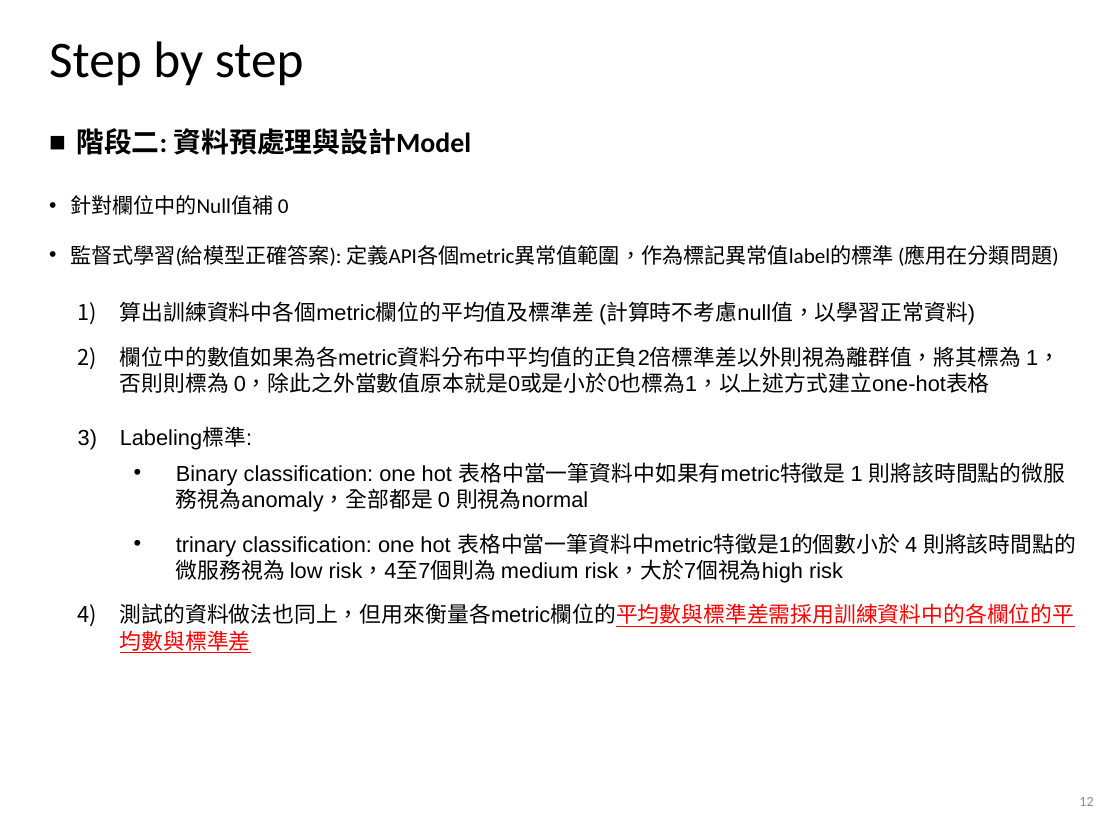
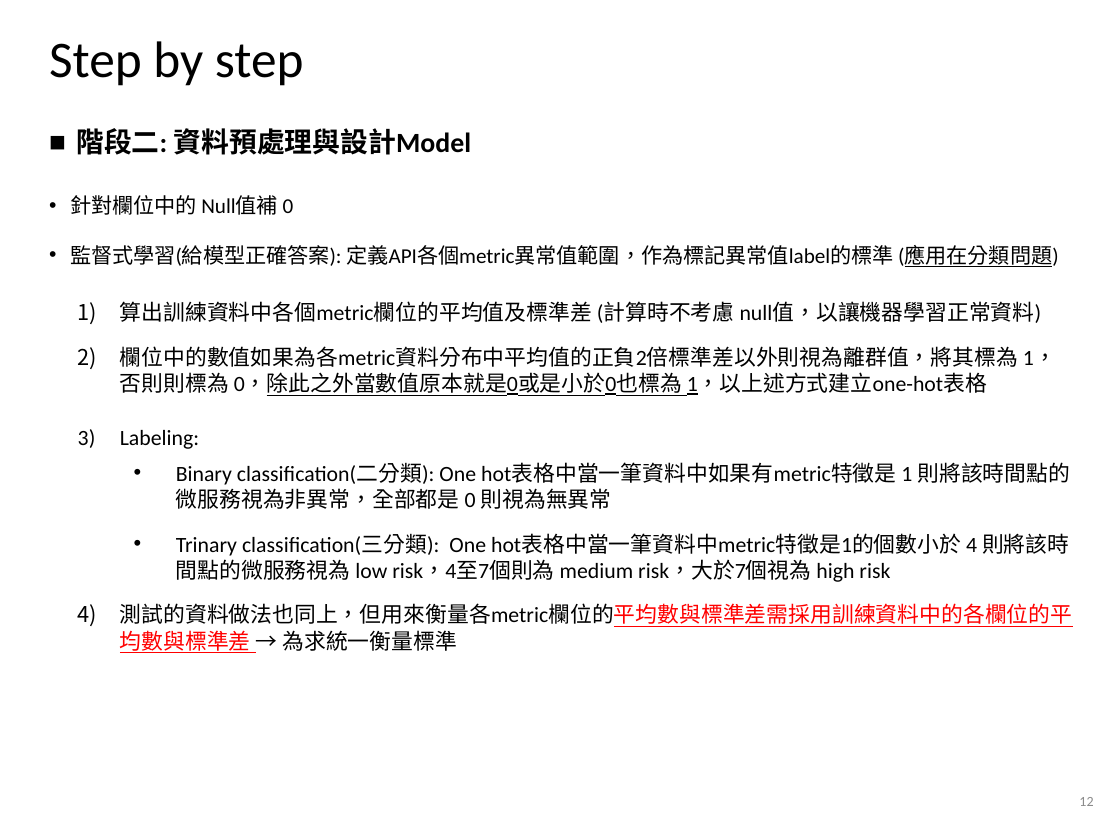
Before and after one commit to alvinyee860120/AIOps-anomaly-detection, a slide deck: slide 12 of AIOps結案報告.pptx. Drawn at 1120x840 pixels with LibreOffice and Linux fonts; fonts in the diff are those of the drawing; background and template pictures are left out. Boxes give left, top, right and bottom in pixels: in the first picture for what was removed or moved away, otherwise in the second. Text is boxed around its words. In the diff, an @@ line names an element or a change of style, - is before the commit and + after.

```diff
--- a/AIOps結案報告.pptx
+++ b/AIOps結案報告.pptx
@@ text at box(70, 195, 294, 215): spaces changed @@
-• 針對欄位中的Null值補 0
+• 針對欄位中的 Null值補 0
@@ text at box(70, 245, 1058, 267): underline on in "(應用在分類問題)" @@
@@ text at box(120, 301, 1073, 651): text changed; font Arial to Calibri @@
-  1) 算出訓練資料中各個metric欄位的平均值及標準差 (計算時不考慮null值，以學習正常資料)
-  2) 欄位中的數值如果為各metric資料分布中平均值的正負2倍標準差以外則視為離群值，將其標為 1，否則則標為 0，除此之外當數值原本就是0或是小於0也標為1，以上述方式建立one-hot表格
-  3) Labeling標準:
-    • Binary classification: one hot 表格中當一筆資料中如果有metric特徵是 1 則將該時間點的微服務視為anomaly，全部都是 0 則視為normal
-    • trinary classification: one hot 表格中當一筆資料中metric特徵是1的個數小於 4 則將該時間點的微服務視為 low risk，4至7個則為 medium risk，大於7個視為high risk
-  4) 測試的資料做法也同上，但用來衡量各metric欄位的平均數與標準差需採用訓練資料中的各欄位的平均數與標準差
+  1) 算出訓練資料中各個metric欄位的平均值及標準差 (計算時不考慮 null值，以讓機器學習正常資料)
+  2) 欄位中的數值如果為各metric資料分布中平均值的正負2倍標準差以外則視為離群值，將其標為 1，否則則標為 0，除此之外當數值原本就是0或是小於0也標為 1，以上述方式建立one-hot表格
+  3) Labeling:
+    • Binary classification(二分類): One hot表格中當一筆資料中如果有metric特徵是 1 則將該時間點的微服務視為非異常，全部都是 0 則視為無異常
+    • Trinary classification(三分類): One hot表格中當一筆資料中metric特徵是1的個數小於 4 則將該時間點的微服務視為 low risk，4至7個則為 medium risk，大於7個視為 high risk
+  4) 測試的資料做法也同上，但用來衡量各metric欄位的平均數與標準差需採用訓練資料中的各欄位的平均數與標準差 → 為求統一衡量標準
```
Also in this commit, not shown: 23 other slides changed, 8 slides added.
